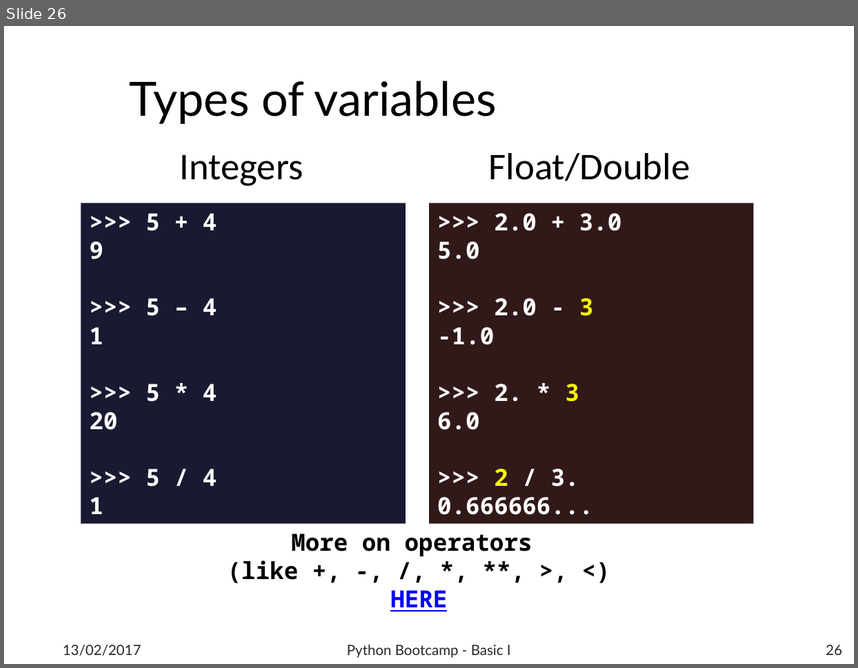
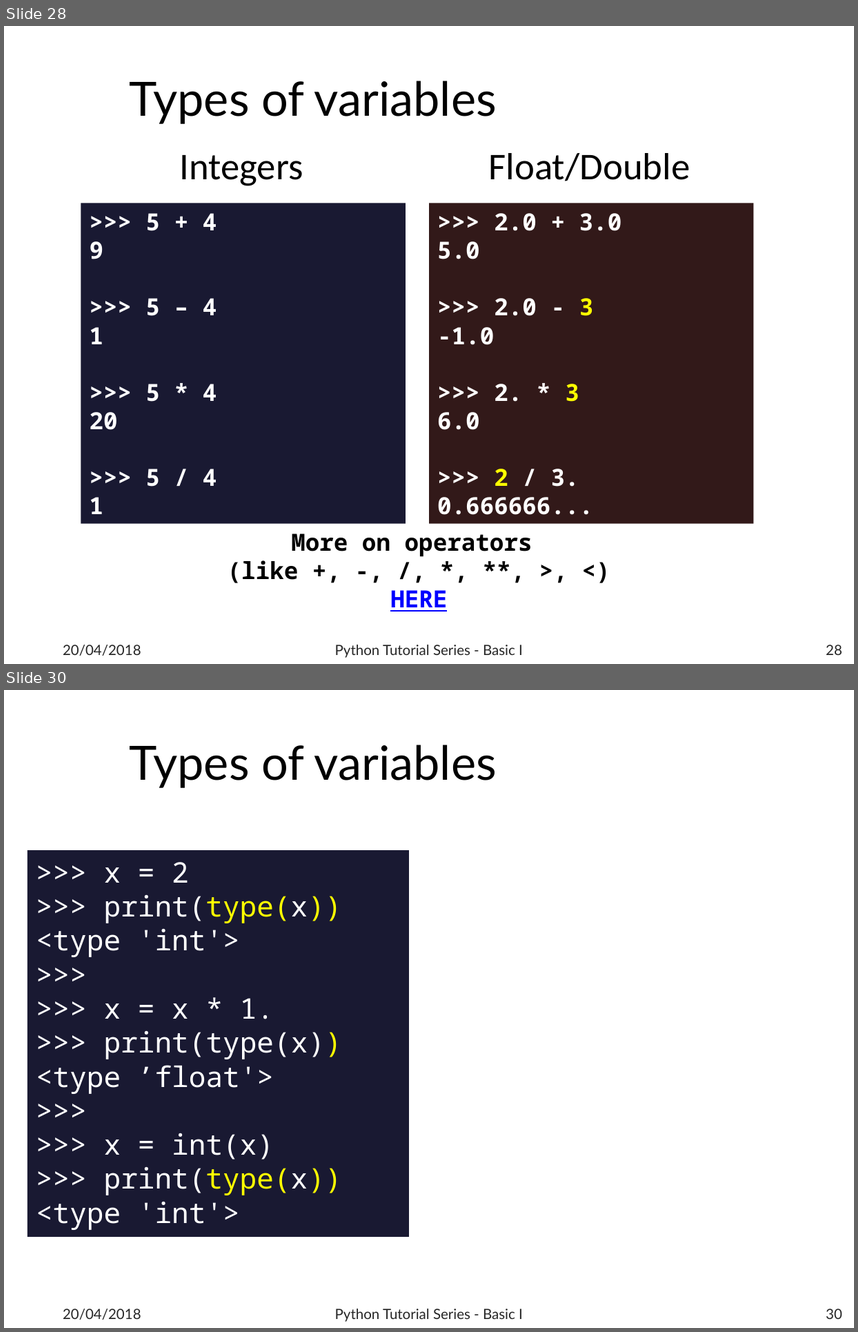
Before and after one commit to b1quint/Python-Tutorial-Series, a slide deck: Presentations/Python Bootcamp - Basics I .pptx. Shown one above the other, each under a label of ours: slide 26 before the commit, slides 28 and 30 after it; the slides between them are not shown. The pictures are 858x668 and 858x1332 pixels, drawn with LibreOffice and Linux fonts; fonts in the diff are those of the drawing; background and template pictures are left out. Boxes give left, top, right and bottom in pixels: in the first picture for what was removed or moved away, otherwise in the second. Text is boxed around its words. In the diff, an @@ line names an element or a change of style, - is before the commit and + after.

Commit message:
Updated presentation - Basics I

```diff
--- a/Presentations/Python Bootcamp - Basics I .pptx
+++ b/Presentations/Python Bootcamp - Basics I .pptx
@@ slide 30 added at (4, 690, 854, 1328), background #FFFFFF @@
@@ title added at (130, 745, 497, 788), 40 pt, text #000000 @@
+Types of variables
@@ rectangle added at (27, 851, 410, 1236), fill #191932, 24 pt, text #FFFFFF @@
+>>> x = 2
+>>> print(type(x))
+<type 'int'>
+>>>
+>>> x = x * 1.
+>>> print(type(x))
+<type ’float'>
+>>>
+>>> x = int(x)
+>>> print(type(x))
+<type 'int'>
@@ text added at (63, 1308, 141, 1319), 12 pt, text #262626 @@
+20/04/2018
@@ text added at (335, 1308, 523, 1321), 12 pt, text #262626 @@
+Python Tutorial Series - Basic I
@@ page number added at (826, 1308, 842, 1319), 12 pt, text #262626 @@
+30
@@ what was slide 26 is now slide 28 @@
@@ slide 28 changed as well @@
@@ text at (63, 644, 141, 655): text changed @@
-13/02/2017
+20/04/2018
@@ text at (335, 644, 523, 657): text changed @@
-Python Bootcamp - Basic I
+Python Tutorial Series - Basic I
@@ page number at (826, 644, 842, 655): text changed @@
-26
+28
```
Also in this commit, not shown: 53 other slides changed, 2 other slides added.
